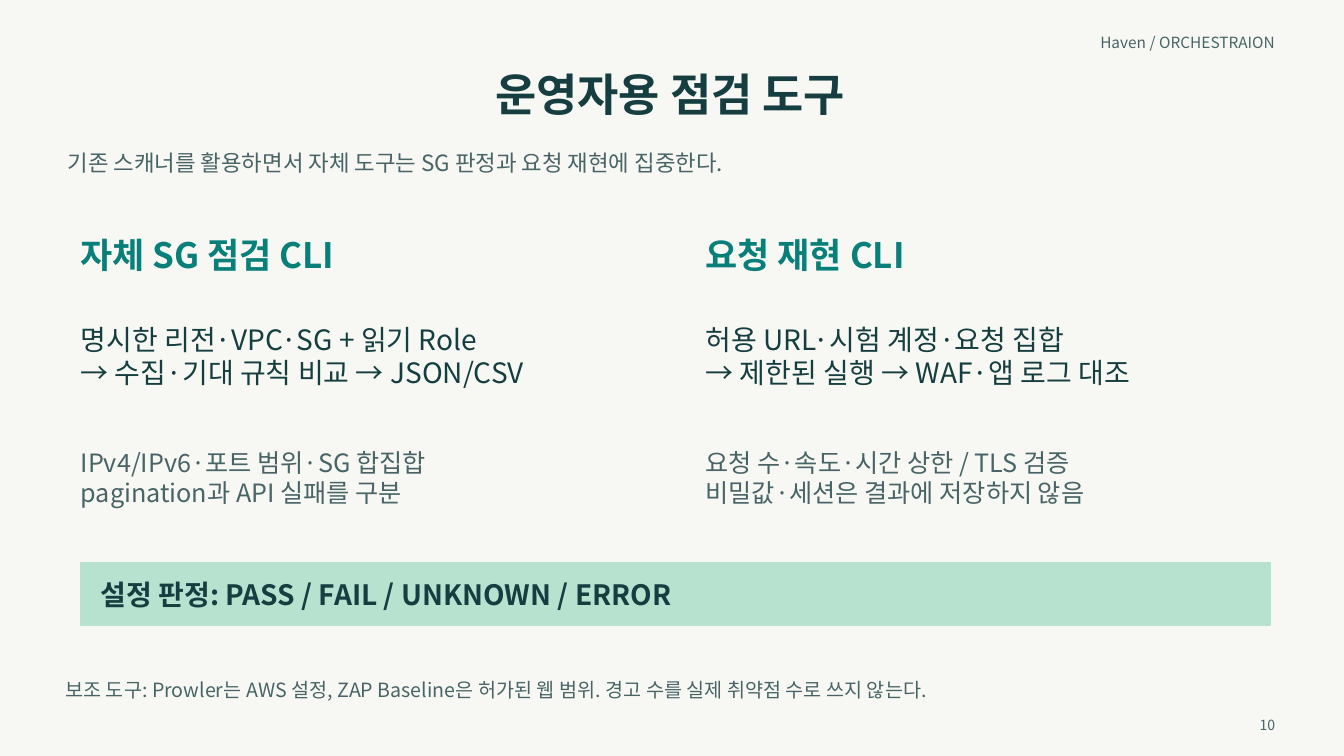
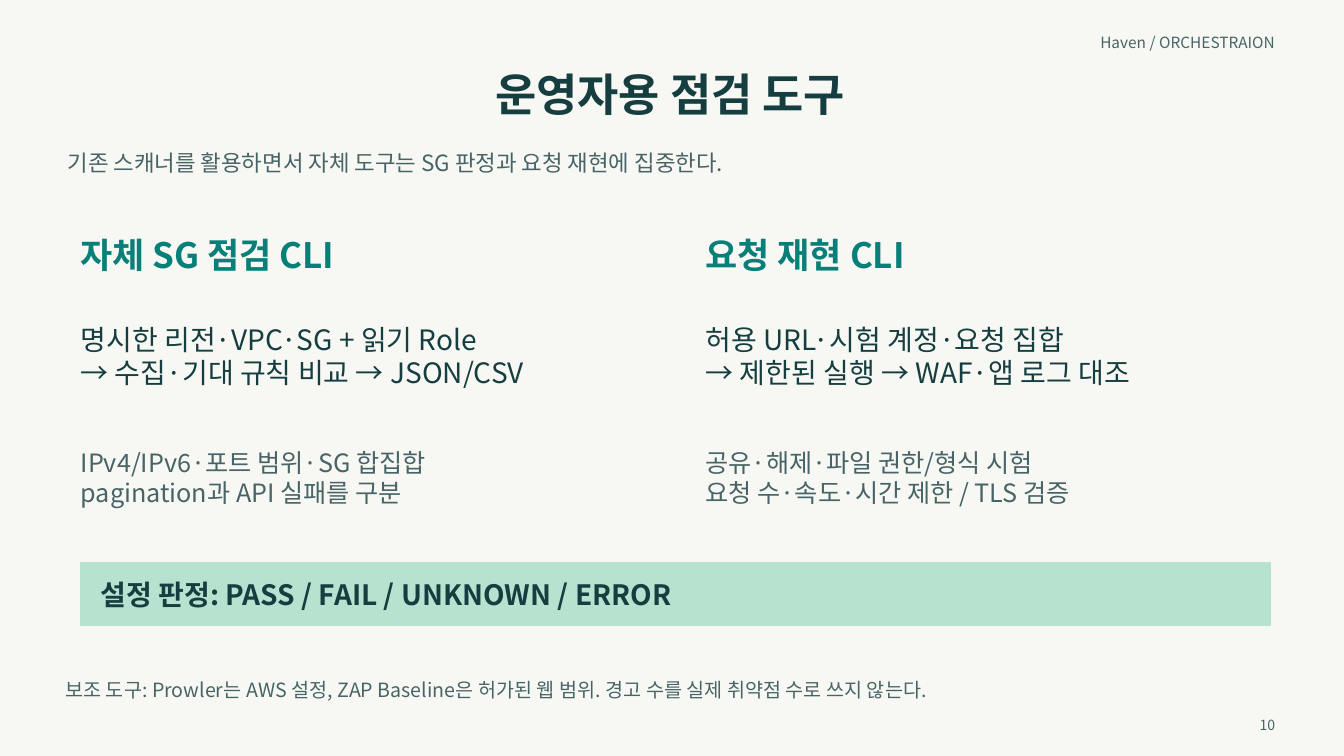
Before and after one commit to MinsooAhn02/Haven, a slide deck: slide 10 of docs/발표/Haven_통합계획_기반_프로젝트계획서_초안.pptx. Drawn at 1344x756 pixels with LibreOffice and Linux fonts; fonts in the diff are those of the drawing. Boxes give left, top, right and bottom in pixels: in the first picture for what was removed or moved away, otherwise in the second. Text is boxed around its words. In the diff, an @@ line names an element or a change of style, - is before the commit and + after.

```diff
--- a/docs/발표/Haven_통합계획_기반_프로젝트계획서_초안.pptx
+++ b/docs/발표/Haven_통합계획_기반_프로젝트계획서_초안.pptx
@@ text at bbox=[706, 451, 1070, 504]: text changed @@
-요청 수·속도·시간 상한 / TLS 검증
-비밀값·세션은 결과에 저장하지 않음
+공유·해제·파일 권한/형식 시험
+요청 수·속도·시간 제한 / TLS 검증
```
Also in this commit, not shown: 10 other slides changed, 1 slide added, 1 slide removed, 7 other files.
